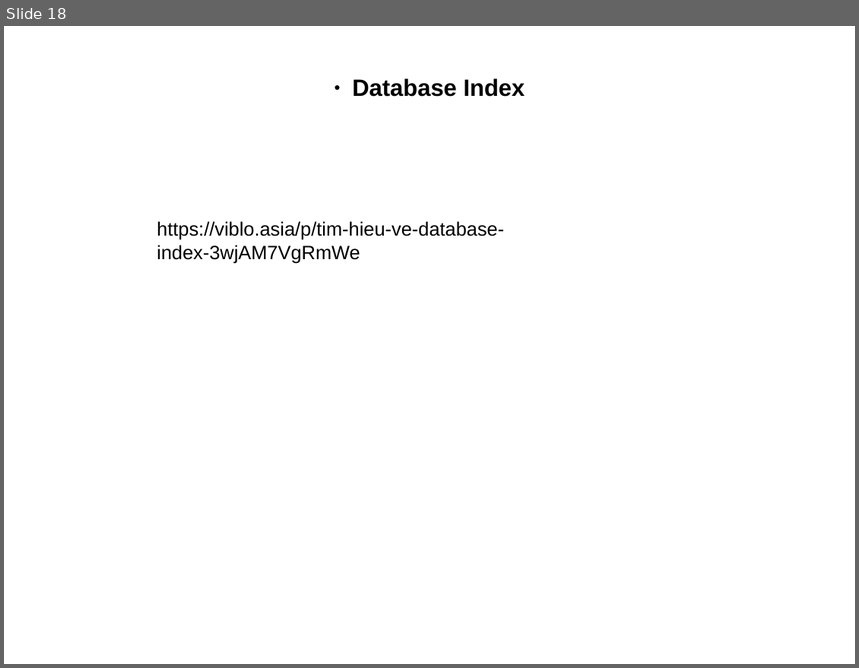
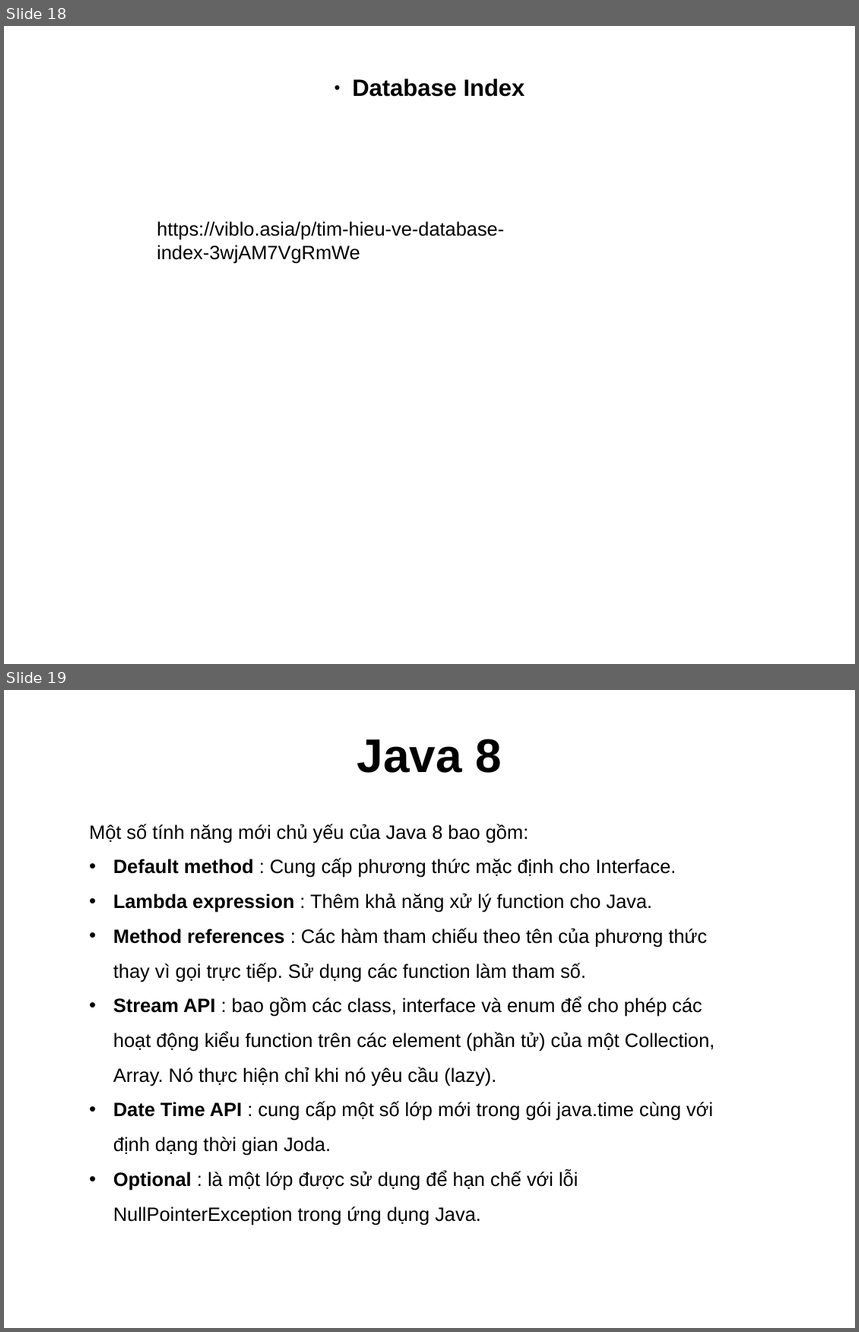
Before and after one commit to truongphan/documents, a slide deck: JavaCore.pptx. Shown one above the other, each under a label of ours: slide 18 before the commit, slides 18 and 19 after it. The pictures are 859x668 and 859x1332 pixels, drawn with LibreOffice and Linux fonts; fonts in the diff are those of the drawing. Boxes give left, top, right and bottom in pixels: in the first picture for what was removed or moved away, otherwise in the second. Text is boxed around its words. In the diff, an @@ line names an element or a change of style, - is before the commit and + after.

```diff
--- a/JavaCore.pptx
+++ b/JavaCore.pptx
@@ slide 19 added at box(4, 690, 855, 1328), background #FFFFFF @@
@@ text added at box(357, 739, 502, 773), 44 pt, text #000000, bold @@
+Java 8
@@ text added at box(89, 824, 715, 1225), 18 pt, text #000000 @@
+Một số tính năng mới chủ yếu của Java 8 bao gồm:
+• Default method : Cung cấp phương thức mặc định cho Interface.
+• Lambda expression : Thêm khả năng xử lý function cho Java.
+• Method references : Các hàm tham chiếu theo tên của phương thức thay vì gọi trực tiếp. Sử dụng các function làm tham số.
+• Stream API : bao gồm các class, interface và enum để cho phép các hoạt động kiểu function trên các element (phần tử) của một Collection, Array. Nó thực hiện chỉ khi nó yêu cầu (lazy).
+• Date Time API : cung cấp một số lớp mới trong gói java.time cùng với định dạng thời gian Joda.
+• Optional : là một lớp được sử dụng để hạn chế với lỗi NullPointerException trong ứng dụng Java.
```
Also in this commit, not shown: 4 slides changed, 1 other slide added, 2 other files.
